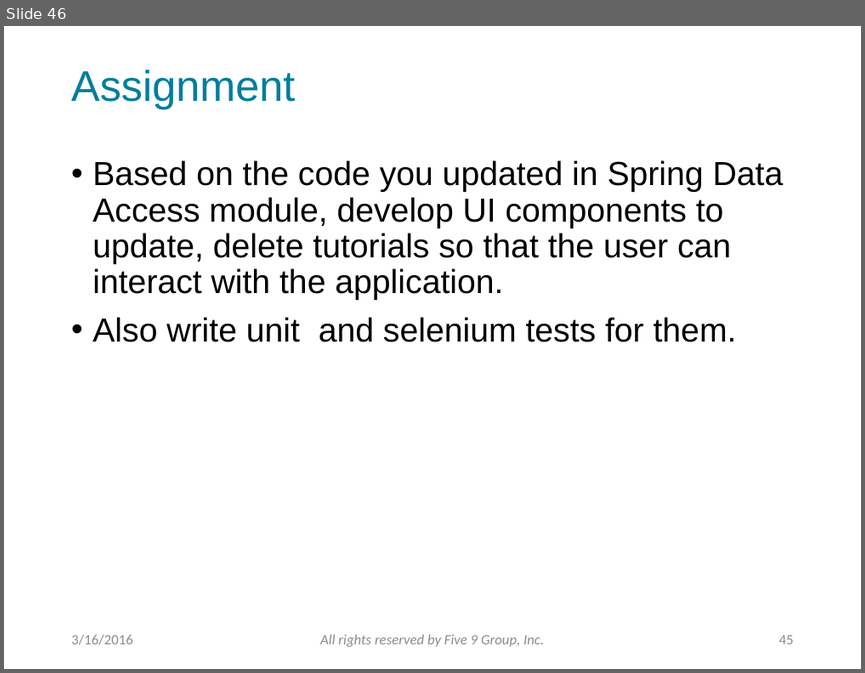
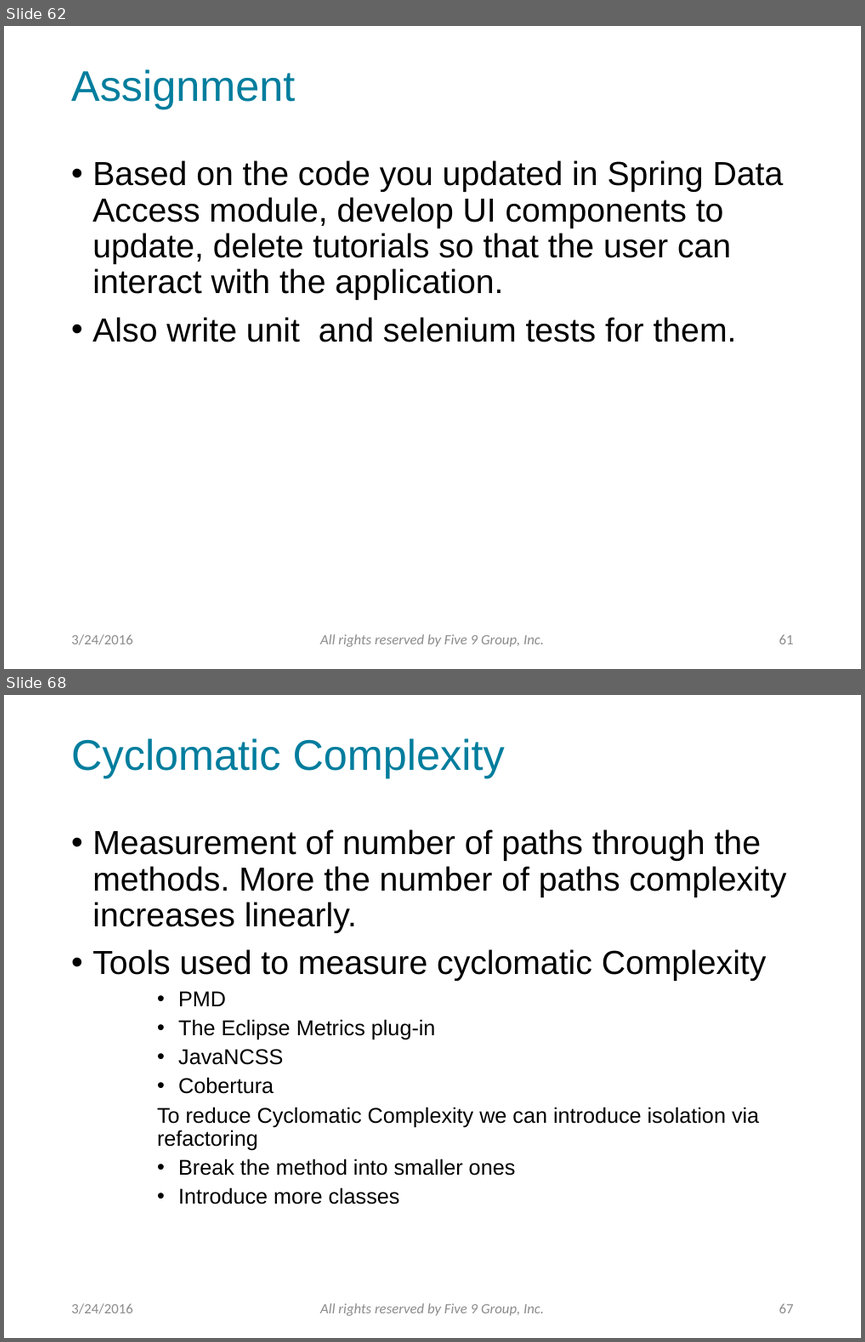
Before and after one commit to f9group/Training, a slide deck: PowerPoints/SpringFramework.pptx. Shown one above the other, each under a label of ours: slide 46 before the commit, slides 62 and 68 after it; the slides between them are not shown. The pictures are 865x673 and 865x1342 pixels, drawn with LibreOffice and Linux fonts; fonts in the diff are those of the drawing; background and template pictures are left out. Boxes give left, top, right and bottom in pixels: in the first picture for what was removed or moved away, otherwise in the second. Text is boxed around its words. In the diff, an @@ line names an element or a change of style, - is before the commit and + after.

```diff
--- a/PowerPoints/SpringFramework.pptx
+++ b/PowerPoints/SpringFramework.pptx
@@ slide 68 added at (4, 695, 861, 1338), background picture (left out) @@
@@ title added at (71, 738, 505, 778), 36 pt, text #007D9D @@
+Cyclomatic Complexity
@@ text added at (92, 829, 786, 1204), 18 pt, text #000000 @@
+• Measurement of number of paths through the methods. More the number of paths complexity increases linearly.
+• Tools used to measure cyclomatic Complexity
+    • PMD
+    • The Eclipse Metrics plug-in
+    • JavaNCSS
+    • Cobertura
+    To reduce Cyclomatic Complexity we can introduce isolation via refactoring
+    • Break the method into smaller ones
+    • Introduce more classes
@@ text added at (71, 1303, 132, 1314), 12 pt, text #8C8C8C @@
+3/24/2016
@@ text added at (320, 1303, 544, 1315), 12 pt, text #8C8C8C, italic @@
+All rights reserved by Five 9 Group, Inc.
@@ page number added at (779, 1304, 794, 1313), 12 pt, text #8C8C8C @@
+67
@@ what was slide 46 is now slide 62 @@
@@ slide 62 changed as well @@
@@ text at (71, 634, 132, 645): text changed @@
-3/16/2016
+3/24/2016
@@ page number at (779, 635, 794, 644): text changed @@
-45
+61
```
Also in this commit, not shown: 40 other slides changed, 25 other slides added, 1 other file.
